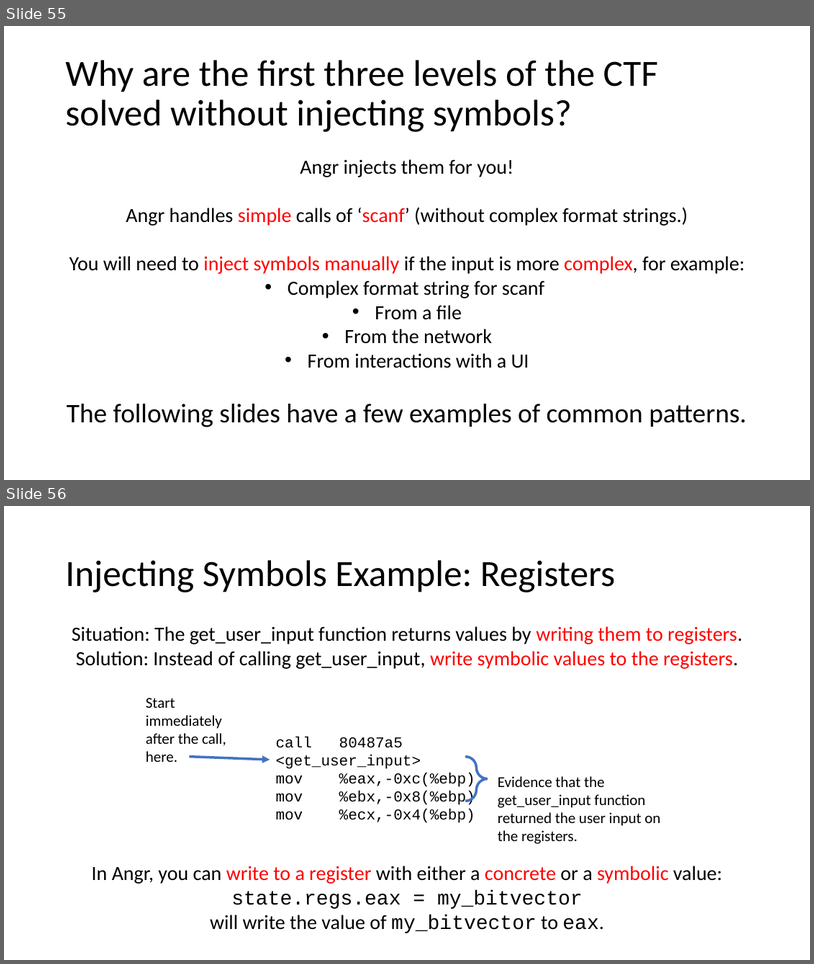
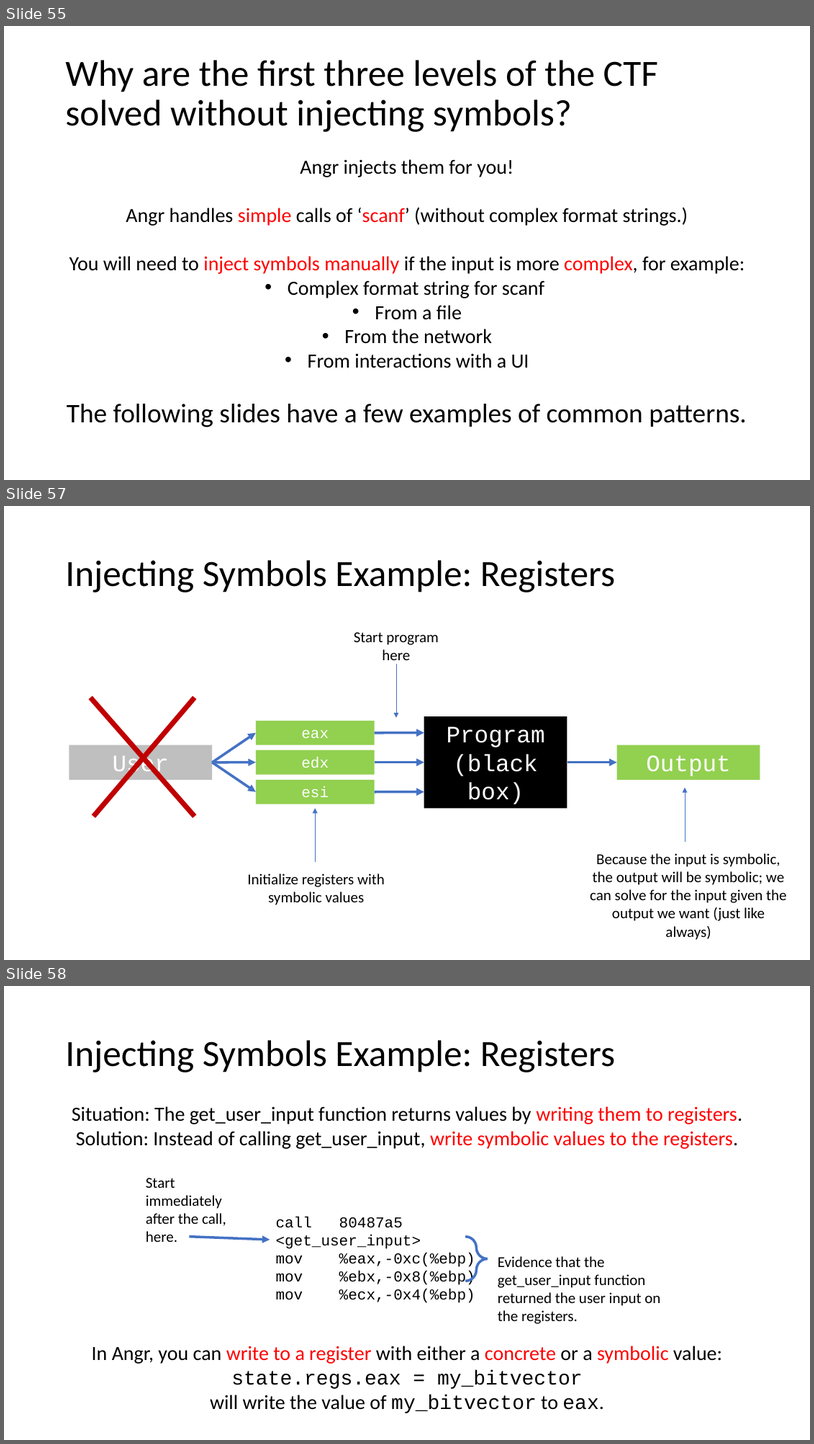
Before and after one commit to jakespringer/angr_ctf, a slide deck: SymbolicExecution.pptx. Shown one above the other, each under a label of ours: slides 55 and 56 before the commit, slides 55, 57 and 58 after it; the slides between them are not shown. The pictures are 814x964 and 814x1444 pixels, drawn with LibreOffice and Linux fonts; fonts in the diff are those of the drawing. Boxes give left, top, right and bottom in pixels: in the first picture for what was removed or moved away, otherwise in the second. Text is boxed around its words. In the diff, an @@ line names an element or a change of style, - is before the commit and + after.

```diff
--- a/SymbolicExecution.pptx
+++ b/SymbolicExecution.pptx
@@ slide 57 added at <box>4,506,810,960</box>, background #FFFFFF @@
@@ title added at <box>65,560,615,592</box>, 44 pt, text #000000 @@
+Injecting Symbols Example: Registers
@@ text added at <box>354,632,439,665</box>, 18 pt, text #000000 @@
+Start program here
@@ arrow added from (396, 664) to (396, 718), #4472C4 0.5 pt @@
@@ line added from (195, 816) to (90, 698), #C00000 6 pt @@
@@ line added from (93, 816) to (195, 698), #C00000 6 pt @@
@@ rectangle added at <box>256,721,374,745</box>, fill #92D050, 18 pt, text #FFFFFF @@
+eax
@@ rectangle added at <box>424,716,568,808</box>, fill #000000, 28 pt, text #FFFFFF @@
+Program (black box)
@@ arrow added from (212, 762) to (256, 733), #4472C4 3 pt @@
@@ arrow added from (375, 733) to (424, 733), #4472C4 3 pt @@
@@ rectangle added at <box>70,745,213,780</box>, fill #BFBFBF, 28 pt, text #FFFFFF @@
+User input
@@ arrow added from (212, 762) to (256, 762), #4472C4 3 pt @@
@@ arrow added from (212, 762) to (256, 792), #4472C4 3 pt @@
@@ rectangle added at <box>256,750,374,774</box>, fill #92D050, 18 pt, text #FFFFFF @@
+edx
@@ arrow added from (375, 762) to (424, 762), #4472C4 3 pt @@
@@ arrow added from (568, 762) to (617, 762), #4472C4 3 pt @@
@@ rectangle added at <box>617,745,761,780</box>, fill #92D050, 28 pt, text #FFFFFF @@
+Output
@@ rectangle added at <box>256,780,374,803</box>, fill #92D050, 18 pt, text #FFFFFF @@
+esi
@@ arrow added from (316, 862) to (316, 808), #4472C4 0.5 pt @@
@@ arrow added from (375, 792) to (424, 792), #4472C4 3 pt @@
@@ arrow added from (685, 841) to (685, 788), #4472C4 0.5 pt @@
@@ text added at <box>590,853,787,939</box>, 18 pt, text #000000 @@
+Because the input is symbolic, the output will be symbolic; we can solve for the input given the output we want (just like always)
@@ text added at <box>247,873,385,905</box>, 18 pt, text #000000 @@
+Initialize registers with symbolic values
@@ what was slide 56 is now slide 58 @@
```
Also in this commit, not shown: 1 slide changed, 20 other slides added, 1 slide removed.
